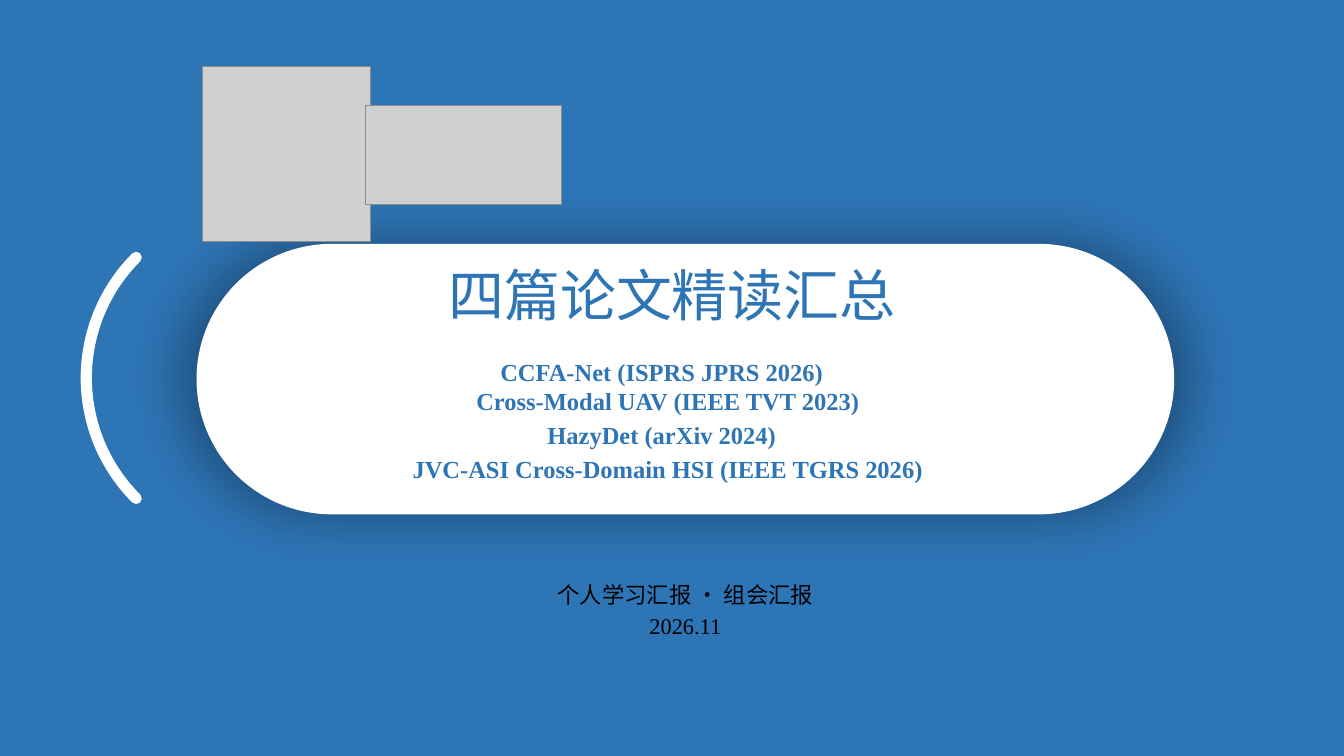
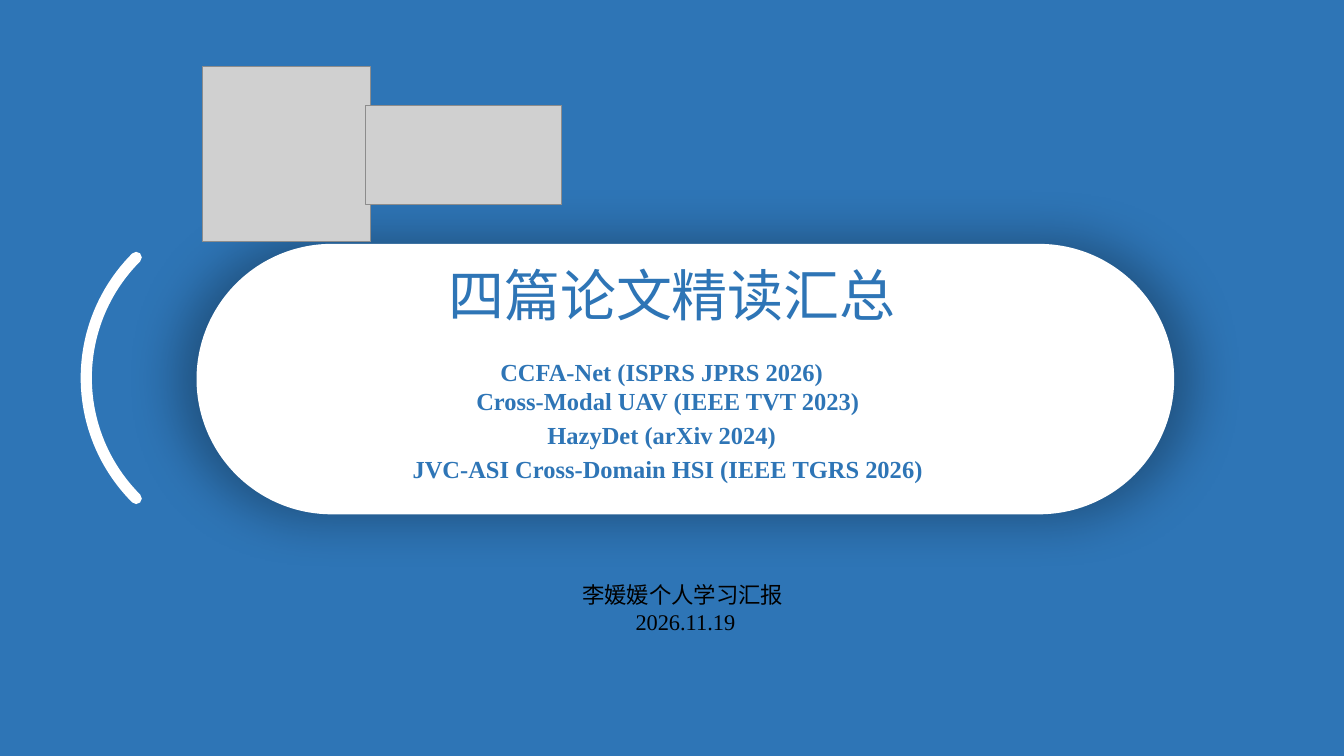
Before and after one commit to 139876/paper-notes, a slide deck: slide 1 of 论文精读/3-HazyDet精读/附件/四篇论文-组会汇报.pptx. Drawn at 1344x756 pixels with LibreOffice and Linux fonts; fonts in the diff are those of the drawing; grey boxes stand for pictures. Boxes give left, top, right and bottom in pixels: in the first picture for what was removed or moved away, otherwise in the second. Text is boxed around its words. In the diff, an @@ line names an element or a change of style, - is before the commit and + after.

```diff
--- a/论文精读/3-HazyDet精读/附件/四篇论文-组会汇报.pptx
+++ b/论文精读/3-HazyDet精读/附件/四篇论文-组会汇报.pptx
@@ text at <box>582,584,783,631</box>: text changed; font Noto Sans CJK SC to Times New Roman @@
-个人学习汇报 · 组会汇报
-2026.11
+李媛媛个人学习汇报
+2026.11.19
```
Also in this commit, not shown: 12 other slides changed, 1 slide removed.
